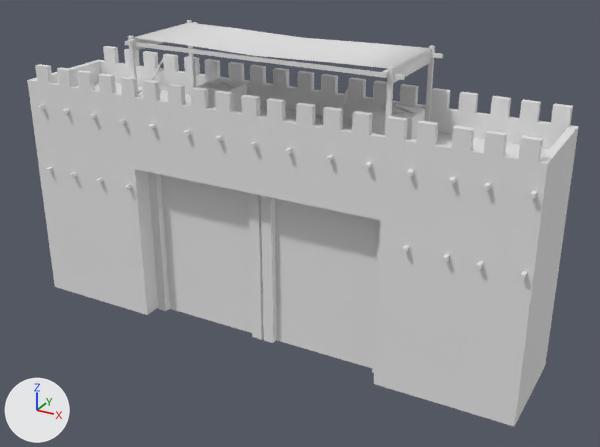
An edit to the COLLADA model art/meshes/structural/hasmoneans/wall_gate.dae, drawn before and after from the same camera.
Rendered twice from a 50 mm camera at (21.2, -35.8, 24.7) aimed at (1.3, 0.4, 6.5). Every picture has the same lights, and +X, +Y and +Z are marked at lower left. The older version comes first.

Objects in the first picture: 'hasmo_wall_gate'.
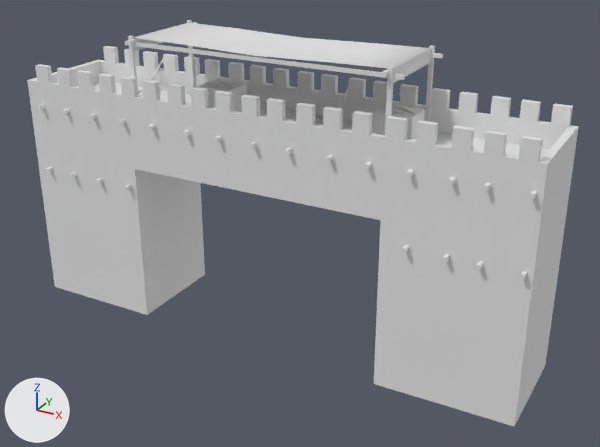
What differs and where, as boxes (x1, y1, x2, y2) in the pictures (600 x 447 px):
part 1 of me_hasmo_wall_gate, deleted: before (148, 172, 381, 373)

What changed in the scene script:
```text
Change me_hasmo_wall_gate:
    used by ob_hasmo_wall_gate; location = (0.0, 0.0, 0.0)
    remove me_hasmo_wall_gate.from_pydata(...)  # 1311 vertices, 2016 faces; spans x -14.6..14.6, y -3.0..3.8, z -0.2..16.3
    add me_hasmo_wall_gate.from_pydata(...)  # 1263 vertices, 1948 faces; spans x -14.6..14.6, y -3.0..3.8, z 0.0..16.3
    me_hasmo_wall_gate part 1: 6 loose pieces with 48 vertices, spanning x -7.3..7.3, y -1.6..-1.0, z -0.2..9.1, are deleted
```
